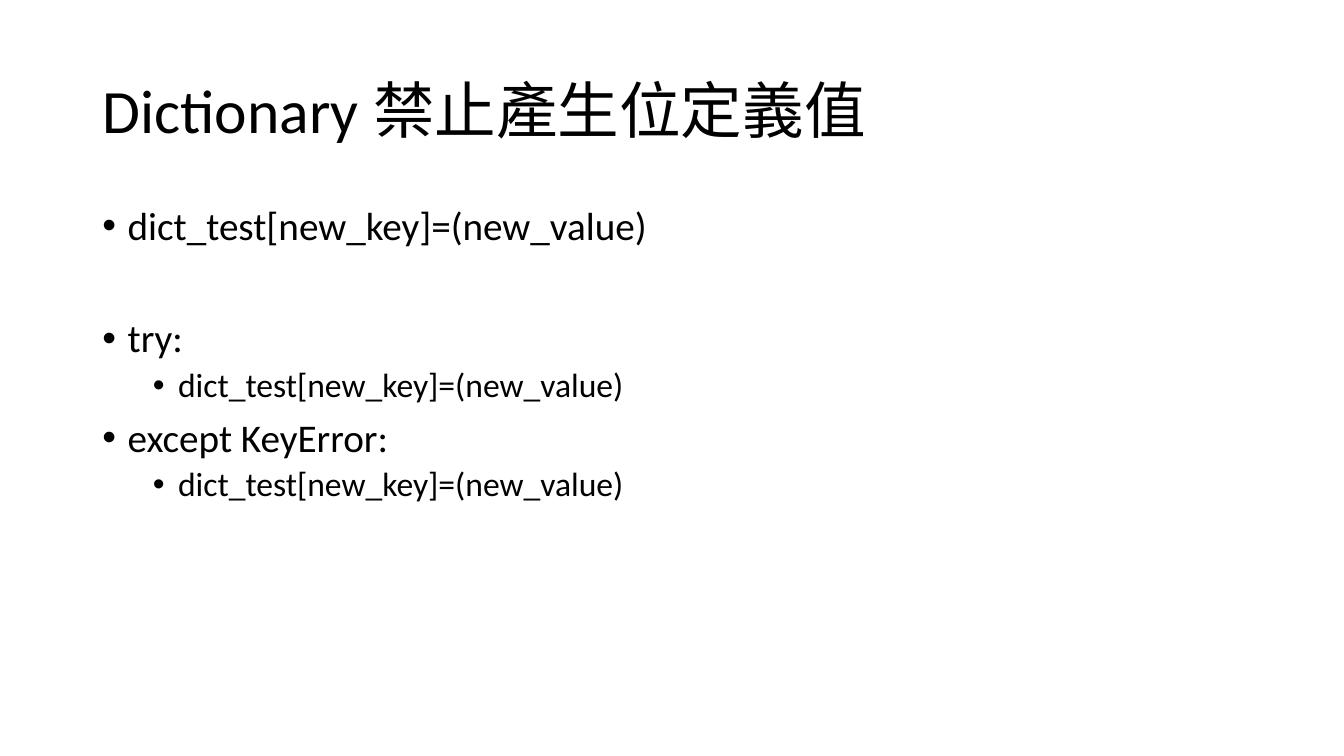
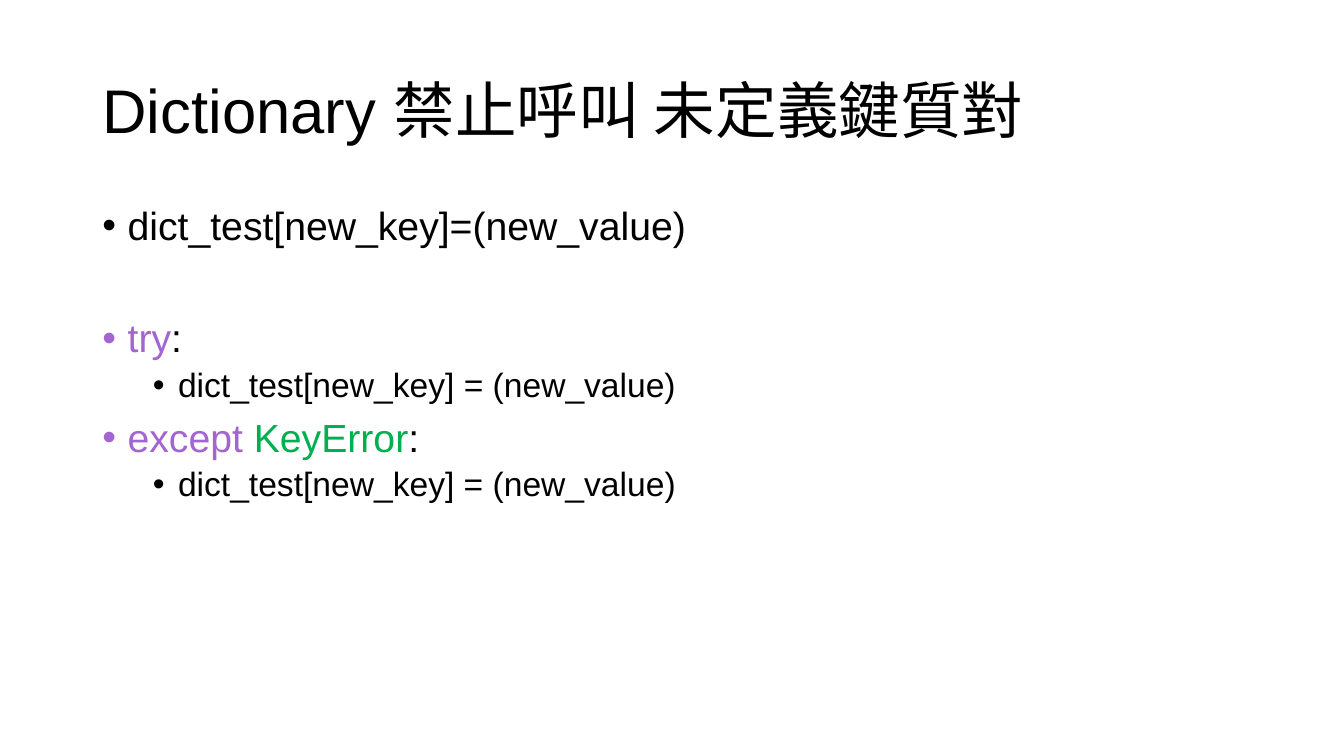
Before and after one commit to HuangDeneil/genome_analysis_python_version, a slide deck: slide 10 of pipeline/pipeline_final.pptx. Drawn at 1344x756 pixels with LibreOffice and Linux fonts; fonts in the diff are those of the drawing. Boxes give left, top, right and bottom in pixels: in the first picture for what was removed or moved away, otherwise in the second. Text is boxed around its words. In the diff, an @@ line names an element or a change of style, - is before the commit and + after.

```diff
--- a/pipeline/pipeline_final.pptx
+++ b/pipeline/pipeline_final.pptx
@@ title at (102, 81, 1024, 145): text changed; font Calibri to Arial @@
-Dictionary 禁止產生位定義值
+Dictionary 禁止呼叫 未定義鍵質對
@@ text at (128, 211, 686, 460): font Calibri to Arial in "dict_test[new_key]=(new_value)", "try:", "except KeyError:"; text colour #000000 to #A365D1 in "try:", "except"; text colour #000000 to #00B050 in "KeyError:" @@
@@ text at (178, 372, 676, 404): text changed; font Calibri to Arial @@
-  • dict_test[new_key]=(new_value)
+  • dict_test[new_key] = (new_value)
@@ text at (178, 471, 676, 503): text changed; font Calibri to Arial @@
-  • dict_test[new_key]=(new_value)
+  • dict_test[new_key] = (new_value)
```
Also in this commit, not shown: 5 other slides changed, 2 slides added, 1 other file.
